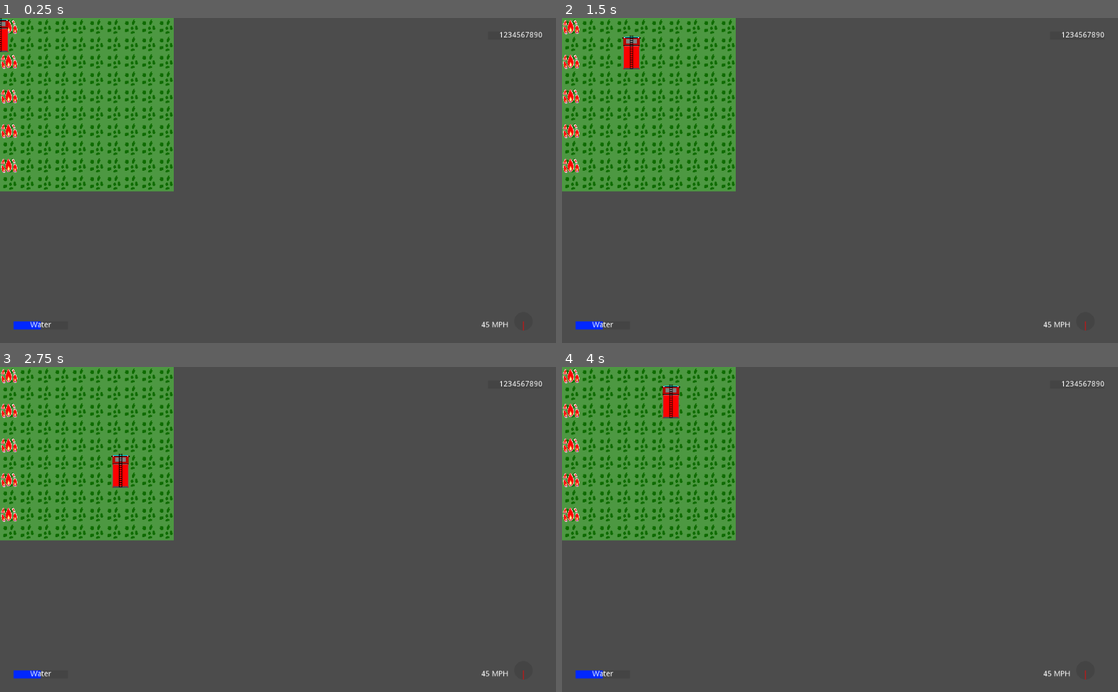
Above: before the commit, frames 1-4 (two rows, left to right).
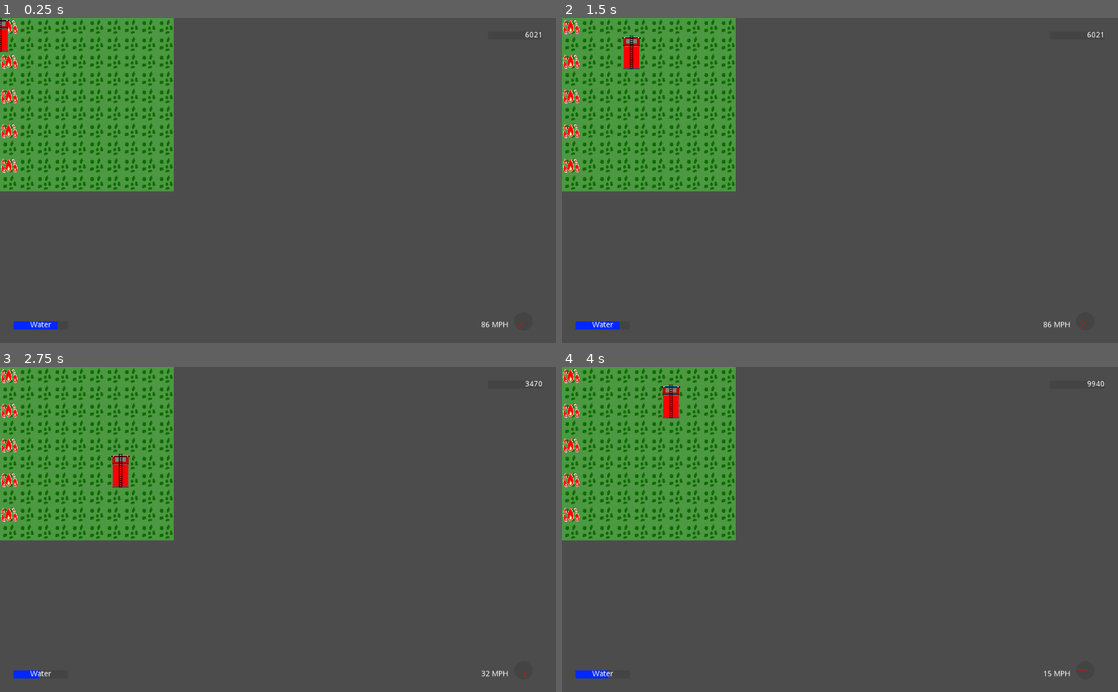
Above: after the commit, the same moments.

Repository: ConsoleCowboysInCyberspace/inferno
Game: Godot game, scene res://main_level.tscn
Same seed, same stepped clock (60 frames per second), same inputs: the game is played once before the commit and once after it.
Inputs:
- Up to frame 1 (0.25 s): no input
- Up to frame 2 (1.5 s): tap Enter at 0.5 s; hold D (truck_right) 0.53-1.28 s; hold S (truck_down) from 1.28 s (still down)
- Up to frame 3 (2.75 s): release S (truck_down) at 2.03 s; hold D (truck_right) from 2.03 s (still down)
- Up to frame 4 (4 s): release D (truck_right) at 2.78 s; hold W (truck_up) 2.78-3.53 s; hold A (truck_left) from 3.53 s (still down)

The runs differ from the first frame. In frame 1, 0.2% of the frame differs, in the area x 7-98%, y 4-97%; in frame 2, 0.2%; in frame 3, 0.1%; in frame 4, 0.1%.

Commit message:
Add GUI script, make it do the pretties for debugging

Diff:
--- a/Scenes/GUI.tscn
+++ b/Scenes/GUI.tscn
@@ -1,6 +1,7 @@
-[gd_scene load_steps=5 format=2]
+[gd_scene load_steps=6 format=2]
 
 [ext_resource path="res://scripts/anemometer.gd" type="Script" id=1]
+[ext_resource path="res://scripts/GUI.gd" type="Script" id=2]
 
 [sub_resource type="StyleBoxFlat" id=3]
 bg_color = Color( 0.6, 0.6, 0.6, 0 )
@@ -12,6 +13,7 @@
 bg_color = Color( 0.270588, 0.270588, 0.270588, 1 )
 
 [node name="GUI" type="CanvasLayer"]
+script = ExtResource( 2 )
 
 [node name="MarginContainer" type="MarginContainer" parent="."]
 anchor_right = 1.0
@@ -47,7 +49,7 @@
 rect_min_size = Vector2( 100, 15 )
 color = Color( 0.270588, 0.270588, 0.270588, 1 )
 
-[node name="RichTextLabel" type="RichTextLabel" parent="MarginContainer/VBoxContainer/HBoxContainer2/ColorRect"]
+[node name="Score" type="RichTextLabel" parent="MarginContainer/VBoxContainer/HBoxContainer2/ColorRect"]
 anchor_right = 1.0
 anchor_bottom = 1.0
 bbcode_enabled = true
@@ -98,7 +100,7 @@
 size_flags_horizontal = 3
 custom_styles/separator = SubResource( 3 )
 
-[node name="RichTextLabel" type="RichTextLabel" parent="MarginContainer/VBoxContainer/HBoxContainer"]
+[node name="WindSpeed" type="RichTextLabel" parent="MarginContainer/VBoxContainer/HBoxContainer"]
 margin_left = 861.0
 margin_right = 921.0
 margin_bottom = 35.0
@@ -116,7 +118,7 @@
 rect_min_size = Vector2( 10, 0 )
 custom_styles/separator = SubResource( 3 )
 
-[node name="Control" type="Control" parent="MarginContainer/VBoxContainer/HBoxContainer"]
+[node name="Anemometer" type="Control" parent="MarginContainer/VBoxContainer/HBoxContainer"]
 margin_left = 939.0
 margin_right = 974.0
 margin_bottom = 35.0
--- /dev/null
+++ b/scripts/GUI.gd
@@ -0,0 +1,30 @@
+extends CanvasLayer
+
+onready var score = find_node("Score")
+onready var waterBar = find_node("WaterBar")
+onready var anemometer = find_node("Anemometer")
+
+# temp debug code
+var lastUpdateTime = 0
+func _process(delta):
+	var now = OS.get_ticks_msec() / 1000
+
+	if now - lastUpdateTime > 1:
+		lastUpdateTime = now
+
+		set_score(randi() % 10000)
+		set_water_level(randi() % 100)
+		set_wind_angle(randi() % 360)
+		set_wind_speed(randi() % 100)
+
+func set_score(value):
+	score.bbcode_text = "[right]" + String(value) + "[/right]"
+
+func set_water_level(value):
+	waterBar.value = value
+
+func set_wind_angle(value):
+	anemometer.windAngle = value
+
+func set_wind_speed(value):
+	anemometer.windSpeed = value
--- a/scripts/anemometer.gd
+++ b/scripts/anemometer.gd
@@ -1,23 +1,24 @@
 extends Control
 
-const diameter = 35
 export var windAngle = 0 setget _set_angle
 export var windSpeed = 0 setget _set_speed # MPH?
 
-
-# Called when the node enters the scene tree for the first time.
-func _ready():
-	pass # Replace with function body.
+const diameter = 35
+onready var speedLabel = get_parent().find_node("WindSpeed")
 
 func _draw():
 	var radAng = deg2rad(windAngle)
-	var lineEnd = diameter / 2 * Vector2(sin(radAng), cos(radAng))
+	var lineEnd = diameter / 2 * Vector2(cos(radAng), sin(radAng))
+
+	print(radAng, lineEnd, windAngle)
 
 	draw_circle(Vector2(0, 0), diameter / 2, Color(0x454545FF))
 	draw_line(Vector2(0, 0), lineEnd, Color(1, 0, 0), 1, true)
 
 func _set_angle(value):
+	windAngle = value
+
 	update()
 
 func _set_speed(value):
-	pass #TODO: dispatch to label child
+	speedLabel.bbcode_text = String(value) + " MPH"
